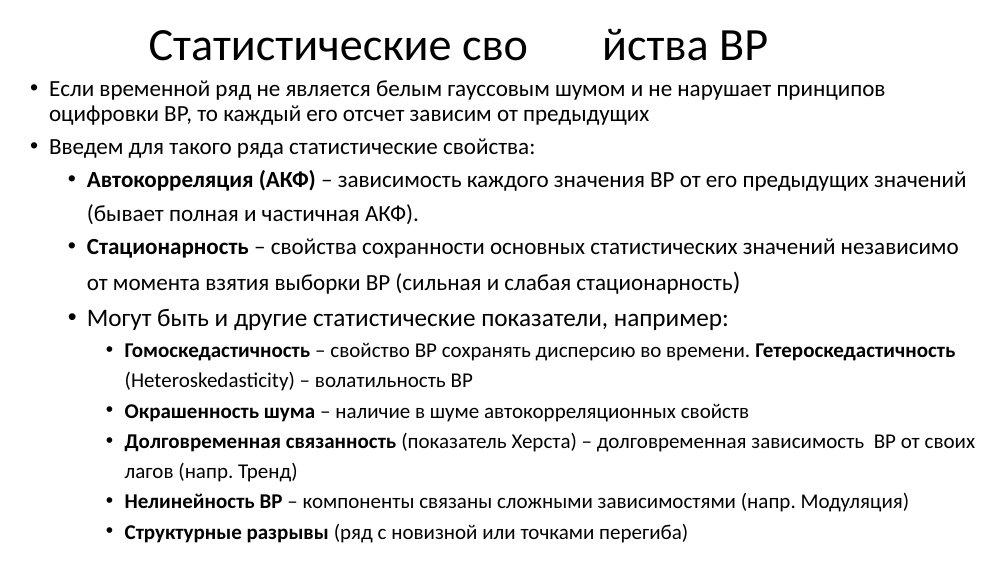
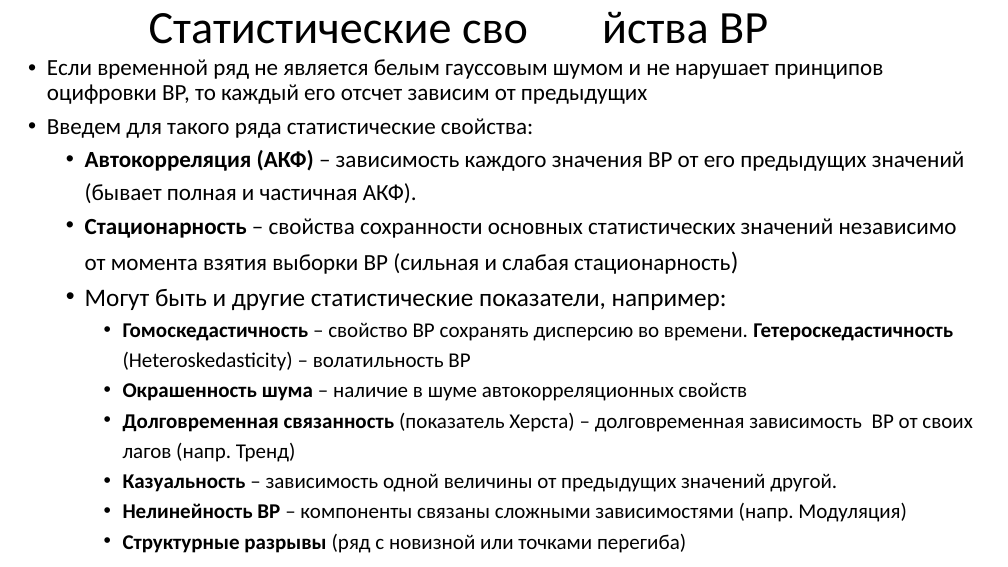
Before and after one commit to MVRonkin/TimeSeriesCourse, a slide deck: slide 5 of 2026/LEC/02-1 Статистические свойства ВР .pptx. Drawn at 1008x567 pixels with LibreOffice and Linux fonts; fonts in the diff are those of the drawing. Boxes give left, top, right and bottom in pixels: in the first picture for what was removed or moved away, otherwise in the second. Text is boxed around its words. In the diff, an @@ line names an element or a change of style, - is before the commit and + after.

```diff
--- a/2026/LEC/02-1 Статистические свойства ВР .pptx
+++ b/2026/LEC/02-1 Статистические свойства ВР .pptx
@@ title "Статистические сво йства ВР": place and size @@
-title "Статистические сво йства ВР" at (149, 28, 768, 61)
+title "Статистические сво йства ВР" at (149, 11, 768, 44)
@@ text "Если временной ряд не является ...": place and size @@
-text "Если временной ряд не является ..." at (49, 80, 975, 543)
+text "Если временной ряд не является ..." at (47, 59, 972, 553)
@@ text at (123, 473, 837, 492): paragraph added @@
+    • Казуальность – зависимость одной величины от предыдущих значений другой.
```
Also in this commit, not shown: 6 other slides changed, 2 slides added.
